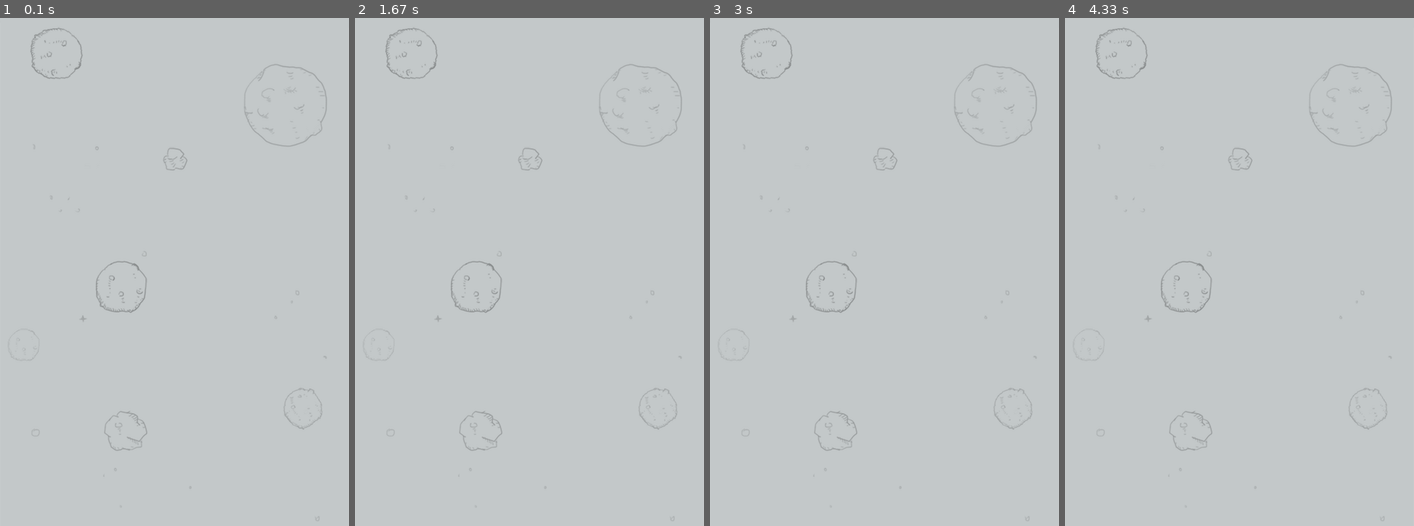
Above: before the commit, frames 1-4 (left to right).
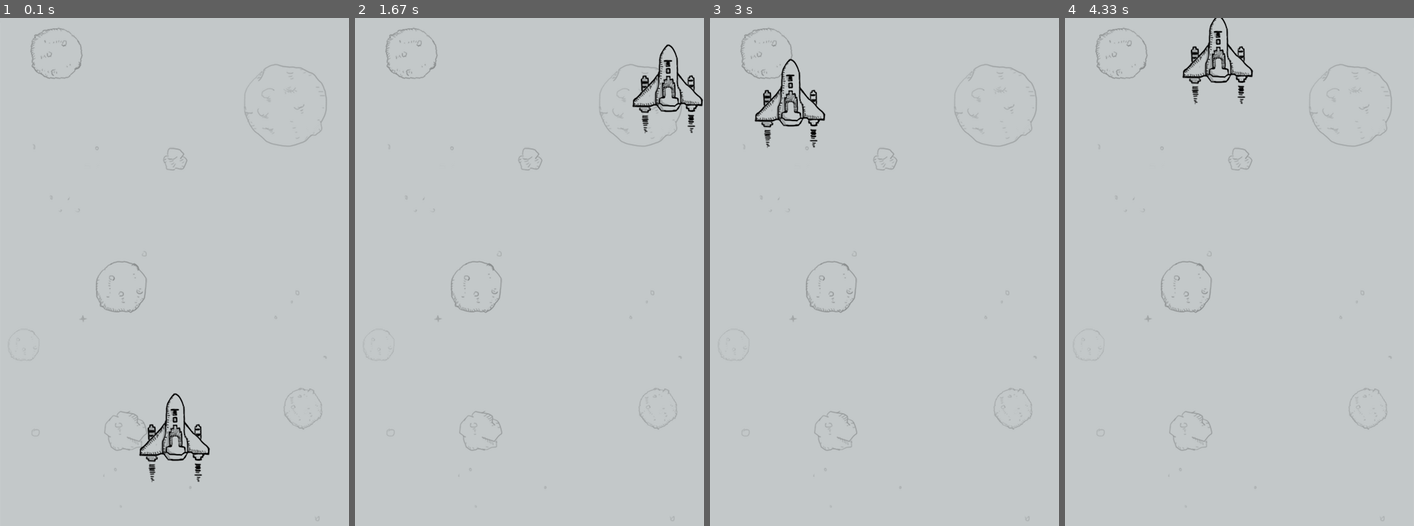
Above: after the commit, the same moments.

Repository: peanutfisher/mixer_truck
Game: pygame game, started from 202107/PYGAME/Aircraft Wars/main.py
Two runs of this game, one before a commit and one after it. Both use one fixed random seed, a clock stepped at 60 frames per second and the inputs below.
Inputs:
- Up to frame 1 (0.1 s): no input
- Up to frame 2 (1.67 s): hold W 0.33-0.8 s; hold Right 0.33-0.8 s; hold W from 1.33 s (still down)
- Up to frame 3 (3 s): release W at 1.8 s; hold A 2.33-2.87 s; hold Down from 2.9 s (still down)
- Up to frame 4 (4.33 s): release Down at 3.2 s; hold A 3.23-3.63 s; hold Up 3.67-4.03 s; hold D from 4.07 s (still down)

The runs differ from the first frame. In frame 1, 0.9% of the frame differs, in the area x 39-61%, y 73-92%; in frame 2, 0.9%; in frame 3, 0.9%, in the area x 12-34%, y 8-26%; in frame 4, 0.9%.

Commit message:
add myplane module And can move the myplane obj with wasd/up,down,left,right

Diff:
--- a/202107/PYGAME/Aircraft Wars/main.py
+++ b/202107/PYGAME/Aircraft Wars/main.py
@@ -1,5 +1,6 @@
 import pygame
 import sys
+import myplane
 import traceback
 from pygame.locals import *
 
@@ -10,6 +11,7 @@
 screen = pygame.display.set_mode(bg_size)
 pygame.display.set_caption("Aircraft Wars")
 background = pygame.image.load("images\\background.png").convert()
+myplane_image = "images\\me1.png"
 clock = pygame.time.Clock()
 
 running = True
@@ -41,13 +43,32 @@
 use_bomb_sound = pygame.mixer.Sound("sound\\use_bomb.wav")
 use_bomb_sound.set_volume(0.2)
 
+# create myplane
+myplane = myplane.MyPlane(myplane_image, bg_size)
+key_pressed_list = []
+
+
 while running:
     for event in pygame.event.get():
         if event.type == QUIT:
             pygame.quit()
             sys.exit()
 
+    key_pressed_list = pygame.key.get_pressed()
+    # Use WSAD or UP/DOWN/LEFT/RIGHT to move myplane
+    if key_pressed_list[K_w] or key_pressed_list[K_UP]:
+        myplane.moveUp()
+
+    if key_pressed_list[K_s] or key_pressed_list[K_DOWN]:
+        myplane.moveDown()
+
+    if key_pressed_list[K_a] or key_pressed_list[K_LEFT]:
+        myplane.moveLeft()
+
+    if key_pressed_list[K_d] or key_pressed_list[K_RIGHT]:
+        myplane.moveRight()
 
     screen.blit(background, (0,0))
+    screen.blit(myplane.image, myplane.rect)
     pygame.display.flip()
     clock.tick(60)
--- /dev/null
+++ b/202107/PYGAME/Aircraft Wars/myplane.py
@@ -0,0 +1,38 @@
+import pygame
+
+pygame.init()
+
+class MyPlane(pygame.sprite.Sprite):
+    def __init__(self, image, bg_size):
+        pygame.sprite.Sprite.__init__(self)
+
+        self.width, self.height = bg_size[0], bg_size[1]
+        self.image = pygame.image.load(image).convert_alpha()
+        self.rect = self.image.get_rect()
+        self.rect.left, self.rect.top = (self.width - self.rect.width) // 2, \
+                            self.height - self.rect.height - 60
+        self.speed = 10
+
+    def moveUp(self):
+            if self.rect.top > 0:
+                self.rect.top -= self.speed
+            else:
+                self.rect.top == 0
+
+    def moveDown(self):
+            if self.rect.top < self.height - self.rect.height - 60:
+                self.rect.top += self.speed
+            else:
+                self.rect.top == self.height - self.rect.height - 60
+
+    def moveLeft(self):
+            if self.rect.left > 0:
+                self.rect.left -= self.speed
+            else:
+                self.rect.left == 0
+
+    def moveRight(self):
+            if self.rect.left < self.width - self.rect.width:
+                self.rect.left += self.speed
+            else:
+                self.rect.left == self.width - self.rect.width
Empty file added: 202107/PYGAME/Aircraft Wars/enemies.py
